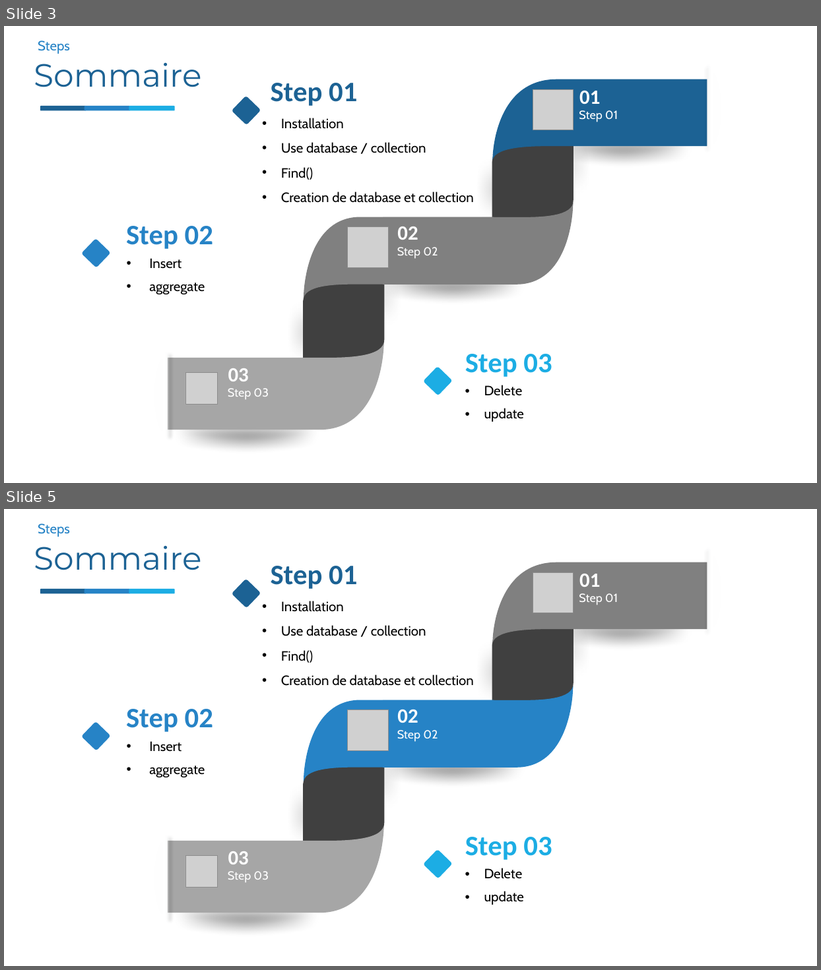
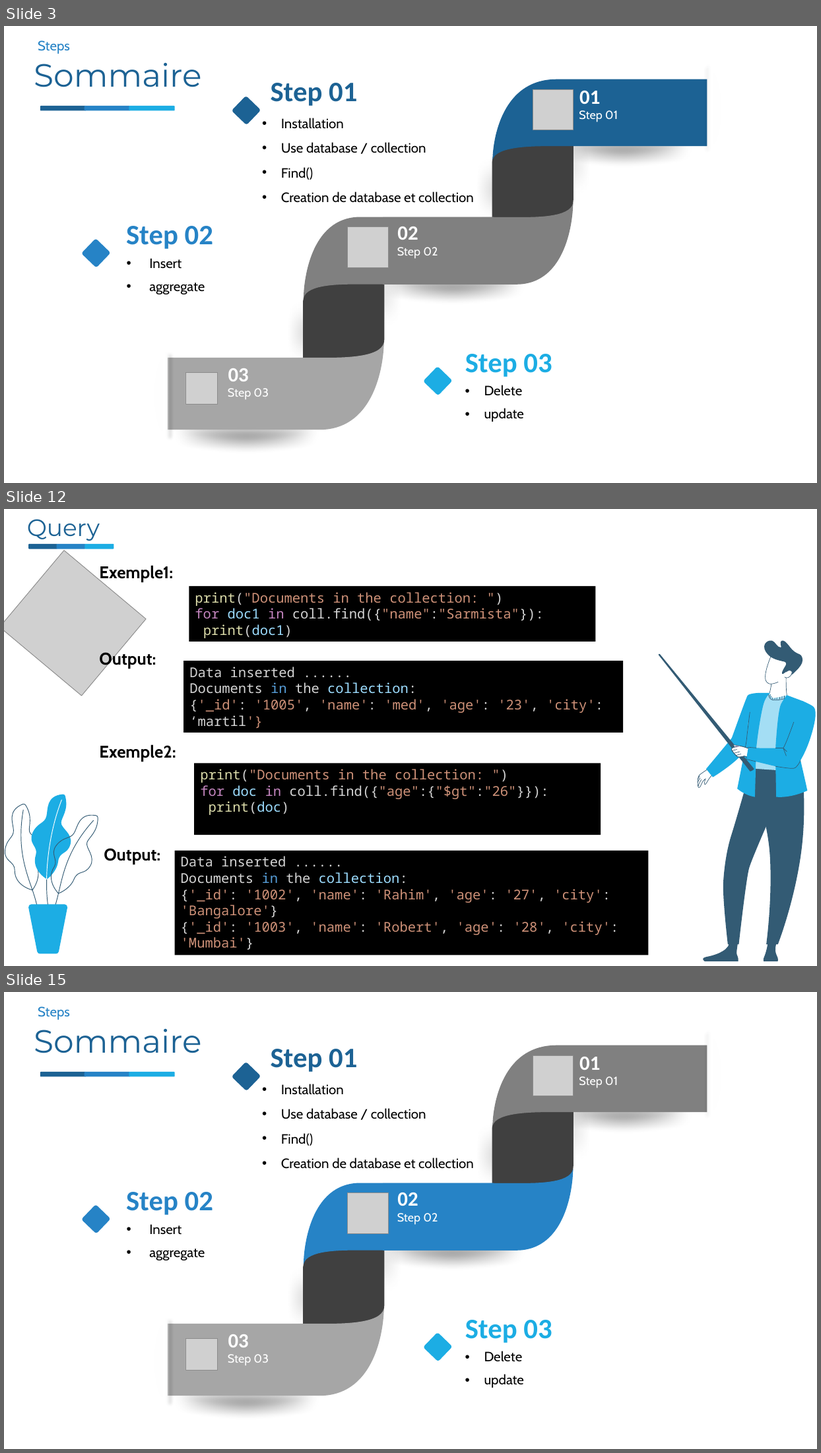
Before and after one commit to nourddine-benyahya/presentation-mongodb-python-todoapp-application, a slide deck: presontation mongodb&python/python&mongodb.pptx. Shown one above the other, each under a label of ours: slides 3 and 5 before the commit, slides 3, 12 and 15 after it; the slides between them are not shown. The pictures are 821x970 and 821x1453 pixels, drawn with LibreOffice and Linux fonts; fonts in the diff are those of the drawing; grey boxes stand for pictures; background and template pictures are left out. Boxes give left, top, right and bottom in pixels: in the first picture for what was removed or moved away, otherwise in the second. Text is boxed around its words. In the diff, an @@ line names an element or a change of style, - is before the commit and + after.

```diff
--- a/presontation mongodb&python/python&mongodb.pptx
+++ b/presontation mongodb&python/python&mongodb.pptx
@@ slide 12 added at (4,509,817,966), background picture (left out) @@
@@ text added at (27,519,100,541), 28 pt, text #1C6294 @@
+Query
@@ rounded rectangle added at (28,544,57,549), fill #1C6294 @@
@@ rounded rectangle added at (56,544,86,549), fill #2683C6 @@
@@ rounded rectangle added at (85,544,114,549), fill #1CADE4 @@
@@ picture added at (4,551,146,696) @@
@@ text added at (99,565,173,582), 20 pt, text #000000, bold @@
+Exemple1:
@@ rectangle added at (189,586,596,642), fill #000000, 16 pt, text #CE9178 @@
+print("Documents in the collection: ")
+for doc1 in coll.find({"name":"Sarmista"}):
+print(doc1)
@@ text added at (99,650,156,668), 20 pt, text #000000, bold @@
+Output:
@@ rectangle added at (184,661,624,733), fill #000000, 16 pt, text #D4D4D4 @@
+Data inserted ......
+Documents in the collection:
+{'_id': '1005', 'name': 'med', 'age': '23', 'city': ‘martil'}
@@ group added at (659,641,816,962): 44 freeform shapes @@
@@ text added at (99,745,176,762), 20 pt, text #000000, bold @@
+Exemple2:
@@ rectangle added at (194,763,601,835), fill #000000, 16 pt, text #CE9178 @@
+print("Documents in the collection: ")
+for doc in coll.find({"age":{"$gt":"26"}}):
+print(doc)
@@ text added at (104,848,160,864), 20 pt, text #000000, bold @@
+Output:
@@ rectangle added at (175,851,649,956), fill #000000, 16 pt, text #CE9178 @@
+Data inserted ......
+Documents in the collection:
+{'_id': '1002', 'name': 'Rahim', 'age': '27', 'city': 'Bangalore'}
+{'_id': '1003', 'name': 'Robert', 'age': '28', 'city': 'Mumbai'}
@@ group added at (5,795,98,955): 8 freeform shapes @@
@@ what was slide 5 is now slide 15 @@
```
Also in this commit, not shown: 19 other slides added, 2 slides removed.
